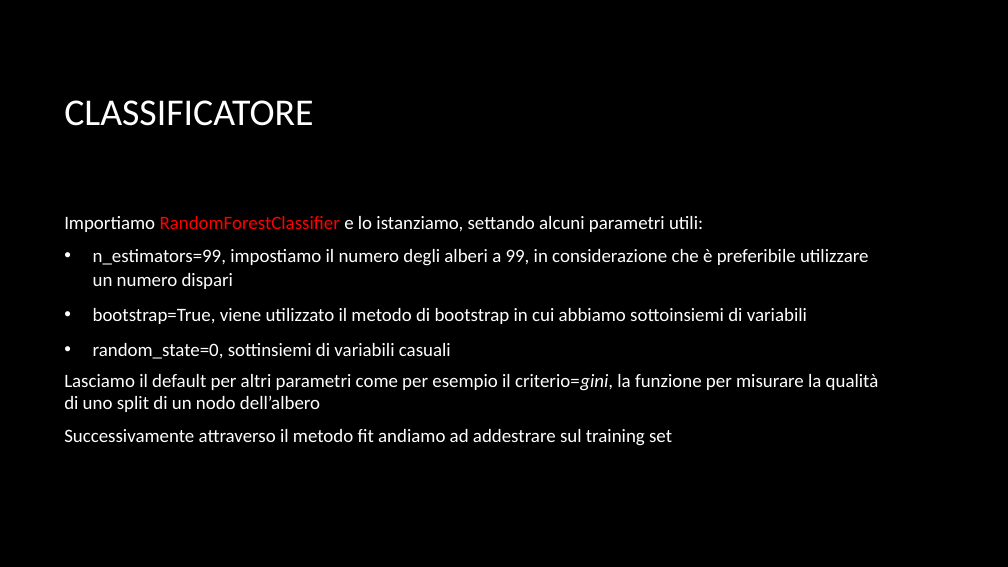
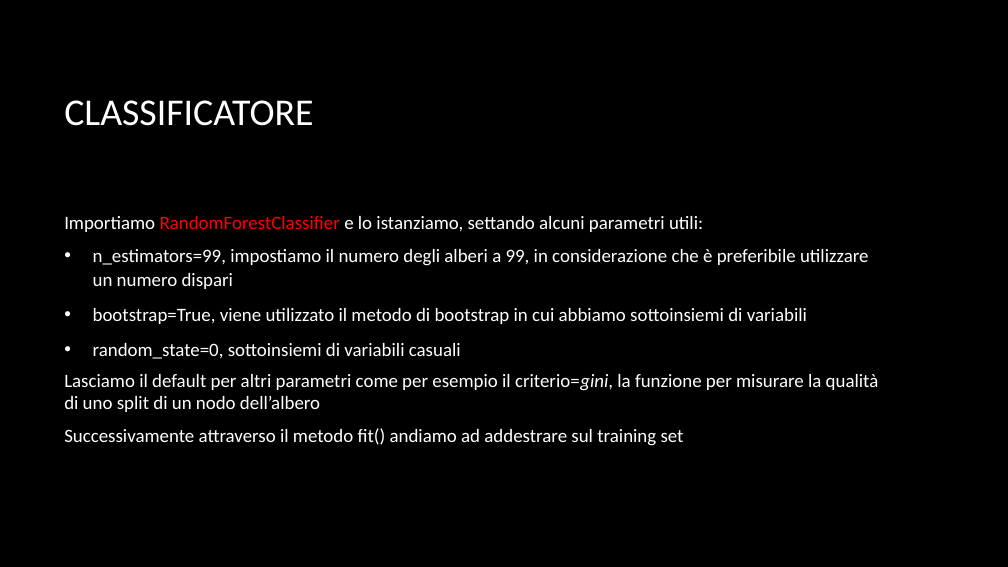
Before and after one commit to Ciro-Fusco/NewDM, a slide deck: slide 12 of modulo/Modulo di IA.pptx. Drawn at 1008x567 pixels with LibreOffice and Linux fonts; fonts in the diff are those of the drawing; background and template pictures are left out. Boxes give left, top, right and bottom in pixels: in the first picture for what was removed or moved away, otherwise in the second. Text is boxed around its words. In the diff, an @@ line names an element or a change of style, - is before the commit and + after.

```diff
--- a/modulo/Modulo di IA.pptx
+++ b/modulo/Modulo di IA.pptx
@@ text at <box>93,343,461,359</box>: text changed @@
-• random_state=0, sottinsiemi di variabili casuali
+• random_state=0, sottoinsiemi di variabili casuali
@@ text at <box>64,428,684,446</box>: text changed @@
-Successivamente attraverso il metodo fit andiamo ad addestrare sul training set
+Successivamente attraverso il metodo fit() andiamo ad addestrare sul training set
```
Also in this commit, not shown: 4 other slides changed, 1 other file.
